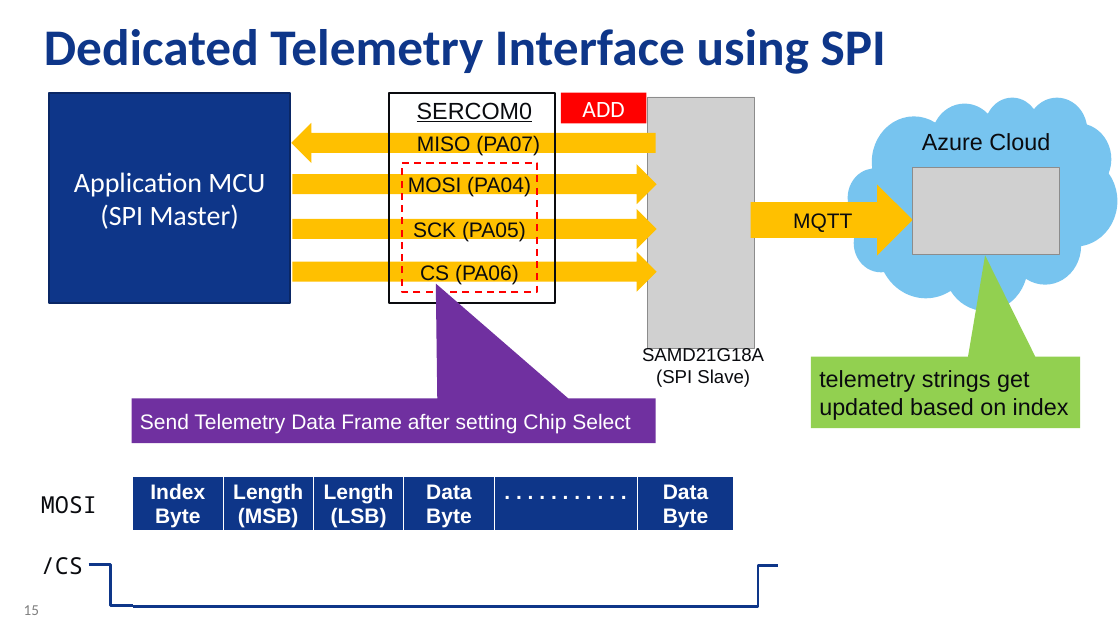
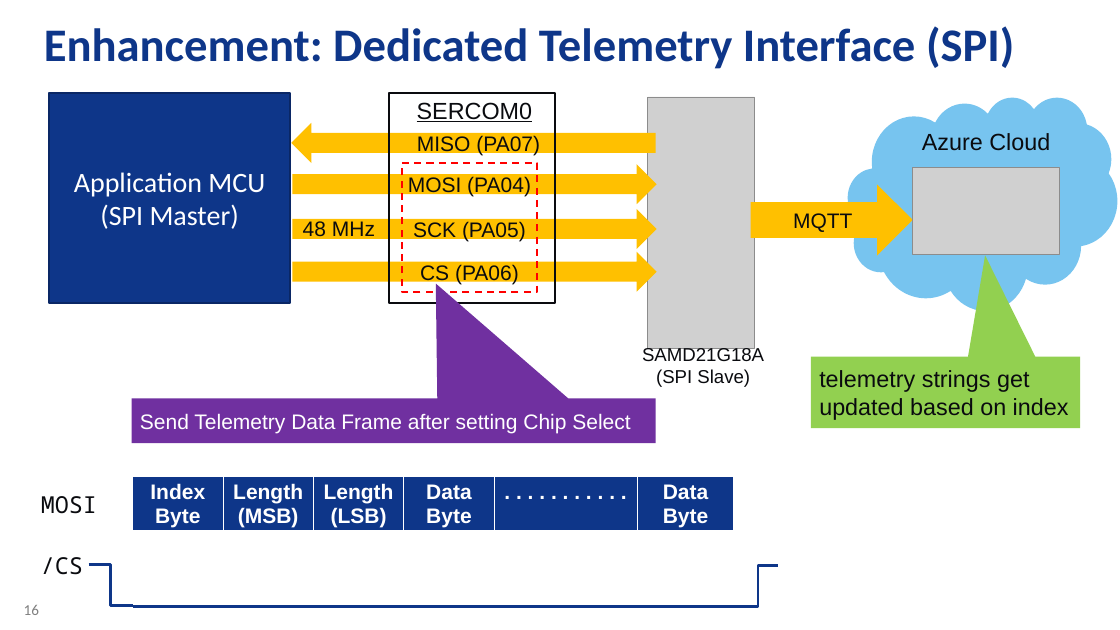
Before and after one commit to daisukeiot/Microchip-SAM-IoT-Wx-1, a slide deck: slide 16 of AO-Smith-MSFT-MCHP-r6.pptx (slide 15 before the commit). Drawn at 1120x630 pixels with LibreOffice and Linux fonts; fonts in the diff are those of the drawing; grey boxes stand for pictures; background and template pictures are left out. Boxes give left, top, right and bottom in pixels: in the first picture for what was removed or moved away, otherwise in the second. Text is boxed around its words. In the diff, an @@ line names an element or a change of style, - is before the commit and + after.

```diff
--- a/AO-Smith-MSFT-MCHP-r6.pptx
+++ b/AO-Smith-MSFT-MCHP-r6.pptx
@@ title at <box>44,26,1014,69</box>: text changed; size 44 to 40 pt @@
-Dedicated Telemetry Interface using SPI
+Enhancement: Dedicated Telemetry Interface (SPI)
@@ rectangle removed at <box>561,92,647,124</box> @@
-ADD
@@ text added at <box>303,221,375,241</box>, 18 pt, text #0A0B0F @@
+48 MHz
@@ page number at <box>24,605,39,615</box>: text changed @@
-15
+16
```
Also in this commit, not shown: 4 other slides changed, 1 slide added.
